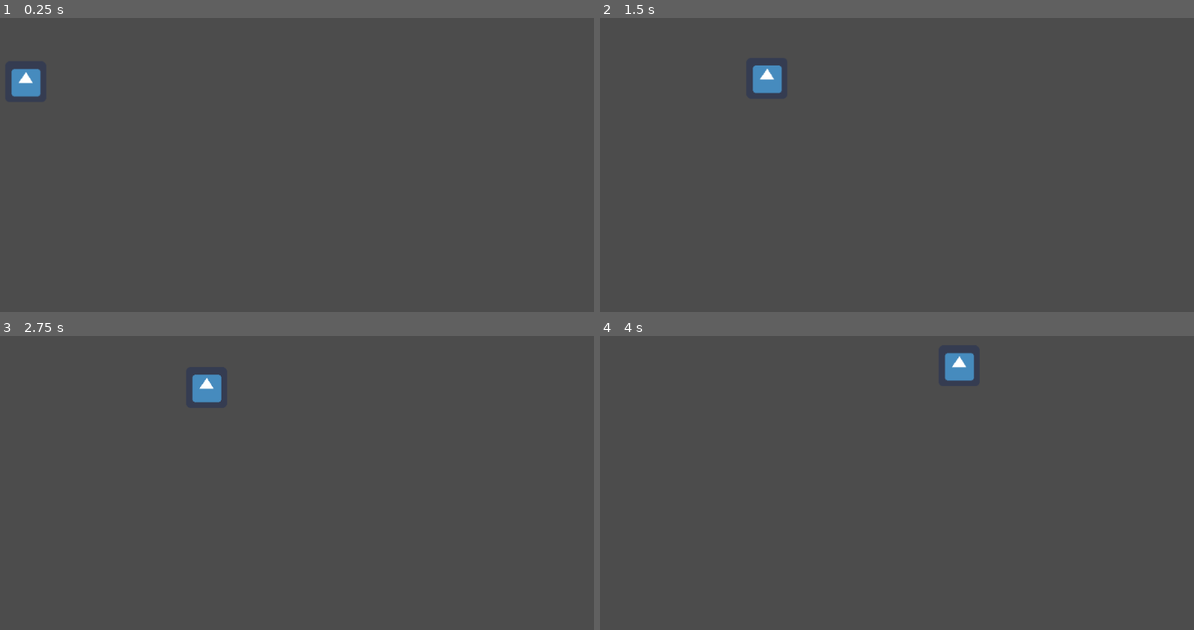
Above: before the commit, frames 1-4 (two rows, left to right).
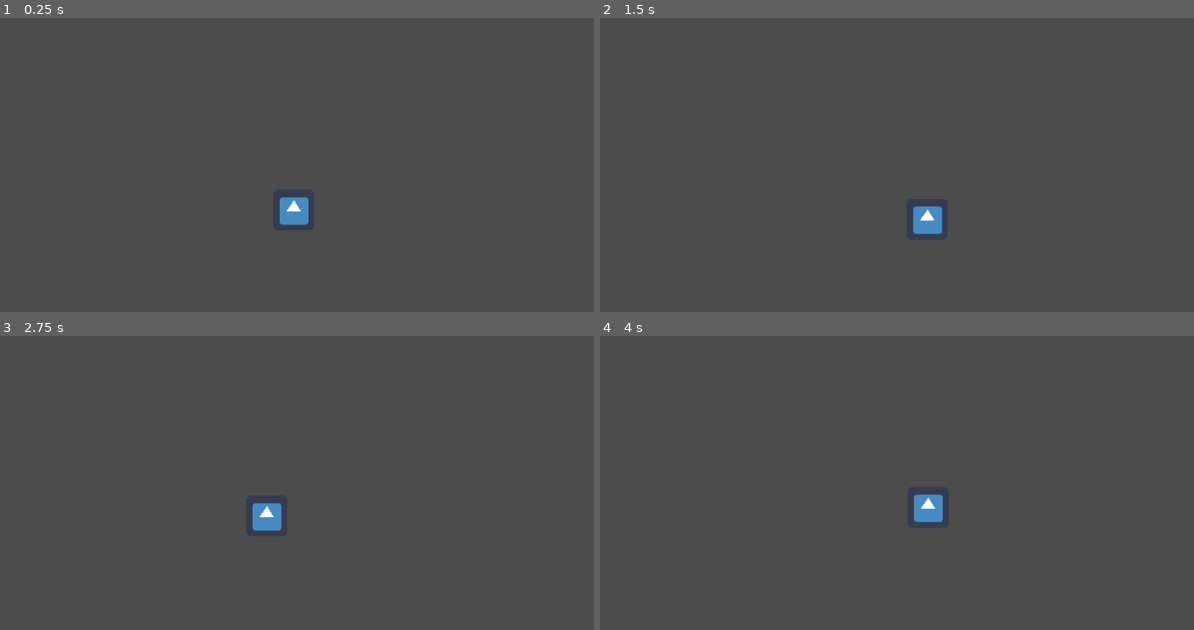
Above: after the commit, the same moments.

Repository: KawanWeege/patogonia_project
Game: Godot game, scene res://cena_principal.tscn
Two runs of this game, one before a commit and one after it. Both use one fixed random seed, a clock stepped at 60 frames per second and the inputs below. The project has no main scene, so this scene is started directly. The engine's default icon, where the game draws it, is replaced by a stand-in: a white triangle on a blue panel in a dark square.
Inputs:
- Up to frame 1 (0.25 s): no input
- Up to frame 2 (1.5 s): hold Space (pular) 0.53-1.28 s; hold D (andar_para_direita) from 0.53 s (still down); tap Space (pular) at 1.35 s
- Up to frame 3 (2.75 s): tap Space (pular) at 1.52, 1.82 s; release D (andar_para_direita) at 2.03 s; hold A (andar_para_esquerda) from 2.03 s (still down); hold Space (pular) from 2.03 s (still down)
- Up to frame 4 (4 s): release A (andar_para_esquerda) at 2.78 s; release Space (pular) at 2.78 s; hold D (andar_para_direita) from 2.78 s (still down); tap Space (pular) at 2.85, 3.02, 3.32 s; hold Space (pular) from 3.53 s (still down)

The runs differ from the first frame. In frame 1, 0.9% of the frame differs, in the area x 1-52%, y 17-71%; in frame 2, 0.9%; in frame 3, 0.9%; in frame 4, 1.0%, in the area x 52-63%, y 5-64%.

Commit message:
Camera suave adicionado

Diff:
--- a/cena_principal.tscn
+++ b/cena_principal.tscn
@@ -11,6 +11,7 @@
 format = 1
 
 [node name="Player" parent="." instance=ExtResource( 1 )]
+position = Vector2( 233.241, 88.8537 )
 
 [node name="StaticBody2D" type="StaticBody2D" parent="."]
 
--- a/characters/player.tscn
+++ b/characters/player.tscn
@@ -7,7 +7,6 @@
 extents = Vector2( 40.0024, 39.4523 )
 
 [node name="Player" type="KinematicBody2D"]
-position = Vector2( 93.841, 92.215 )
 script = ExtResource( 2 )
 velocidade_maxima = 300.0
 aceleracao = 5.0
@@ -19,3 +18,7 @@
 
 [node name="icon" type="Sprite" parent="."]
 texture = ExtResource( 1 )
+
+[node name="Camera2D" type="Camera2D" parent="."]
+current = true
+smoothing_enabled = true
--- a/scripts/player.gd
+++ b/scripts/player.gd
@@ -17,7 +17,6 @@
 		direcao.x -= 1
 
 	if Input.is_action_pressed("pular") && is_on_floor():
-		print("pulor")
 		_velocidade.y -= forca_de_pulo
 
 	# Pegar a velocidade, e descartar o y.
@@ -33,6 +32,7 @@
 
 	lvdir = lvdir.linear_interpolate (velocidade_alvo, accel * delta)
 
+	# Aplicar velocidade
 	_velocidade.x = lvdir.x
 	_velocidade.y += gravidade
 
